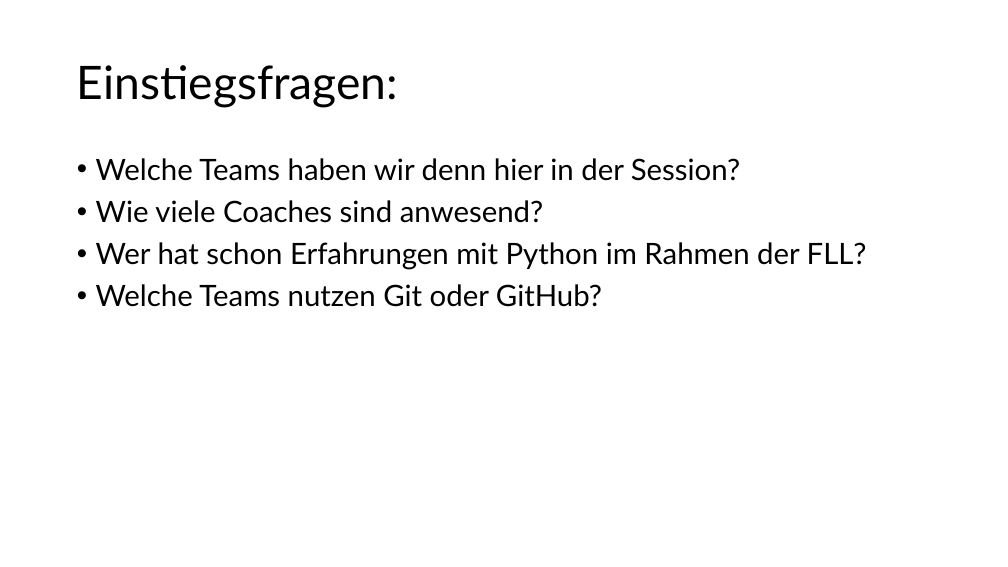
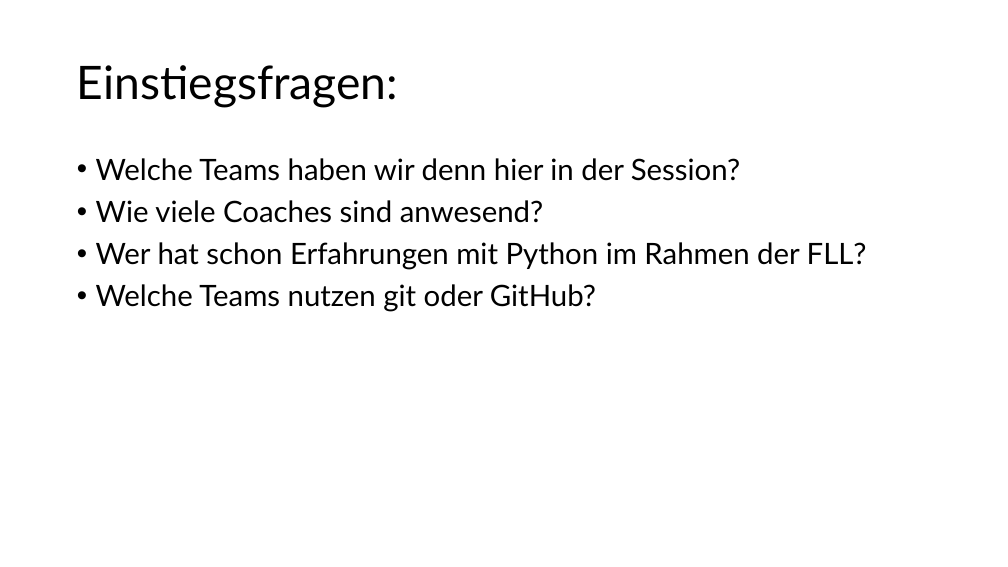
Before and after one commit to Mac-Lego-RMS/HoT_Meetup_2024, a slide deck: slide 4 of HoT-Meetup_2024_Pybricks.pptx. Drawn at 1008x567 pixels with LibreOffice and Linux fonts; fonts in the diff are those of the drawing. Boxes give left, top, right and bottom in pixels: in the first picture for what was removed or moved away, otherwise in the second. Text is boxed around its words. In the diff, an @@ line names an element or a change of style, - is before the commit and + after.

```diff
--- a/HoT-Meetup_2024_Pybricks.pptx
+++ b/HoT-Meetup_2024_Pybricks.pptx
@@ text at [96,284,596,312]: text changed @@
-• Welche Teams nutzen Git oder GitHub?
+• Welche Teams nutzen git oder GitHub?
```
Also in this commit, not shown: 5 other slides changed, 1 slide added, 3 slides removed.
